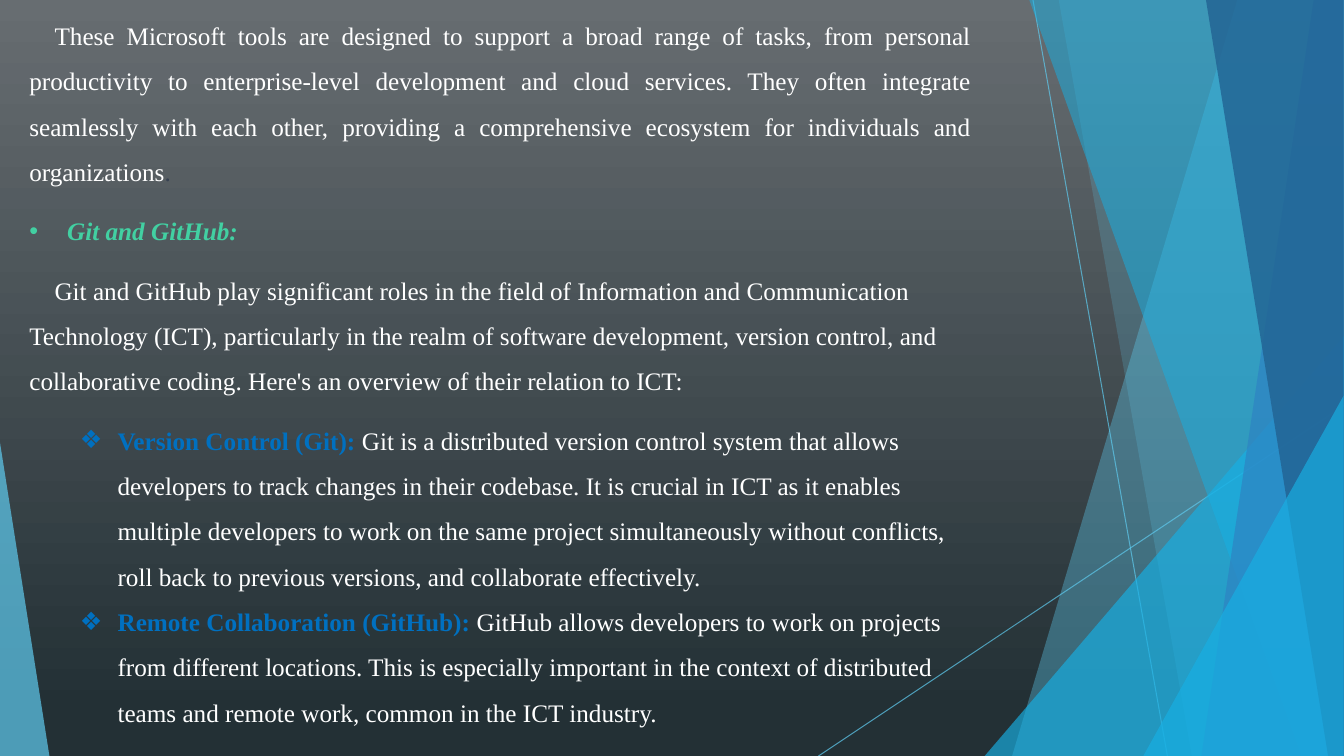
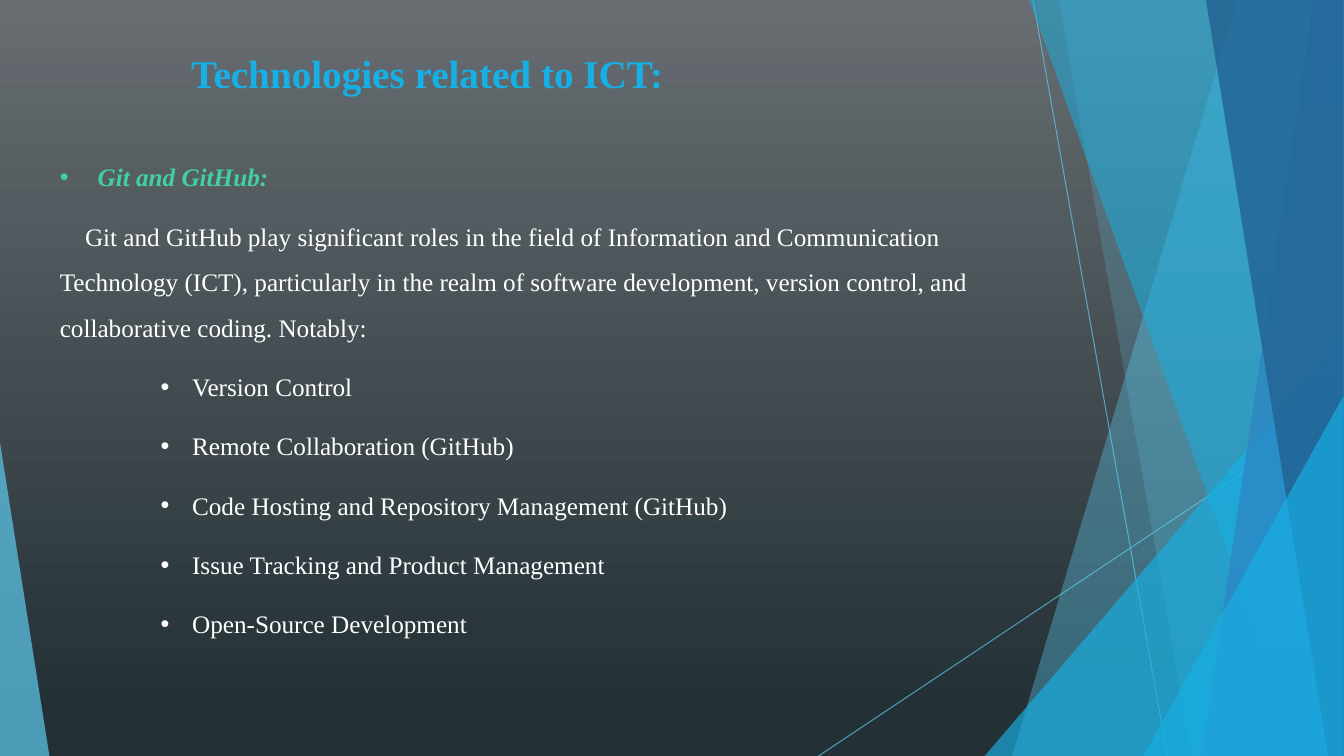
Before and after one commit to kamiri-lilia/projet-final, a slide deck: slide 14 of TIC_PP.pptx. Drawn at 1344x756 pixels with LibreOffice and Linux fonts; fonts in the diff are those of the drawing. Boxes give left, top, right and bottom in pixels: in the first picture for what was removed or moved away, otherwise in the second. Text is boxed around its words. In the diff, an @@ line names an element or a change of style, - is before the commit and + after.

```diff
--- a/TIC_PP.pptx
+++ b/TIC_PP.pptx
@@ text at [29,27,970,187]: paragraph removed @@
-These Microsoft tools are designed to support a broad range of tasks, from personal productivity to enterprise-level development and cloud services. They often integrate seamlessly with each other, providing a comprehensive ecosystem for individuals and organizations.
@@ text added at [191,61,663,95], 28 pt, text #17B0E4, bold @@
+Technologies related to ICT:
@@ text "Git and GitHub:": place and size @@
-text "Git and GitHub:" at [29,27,970,728]
+text "Git and GitHub:" at [60,168,966,639]
@@ text at [60,228,966,639]: text changed @@
-Git and GitHub play significant roles in the field of Information and Communication Technology (ICT), particularly in the realm of software development, version control, and collaborative coding. Here's an overview of their relation to ICT:
-  ❖ Version Control (Git): Git is a distributed version control system that allows developers to track changes in their codebase. It is crucial in ICT as it enables multiple developers to work on the same project simultaneously without conflicts, roll back to previous versions, and collaborate effectively.
-  ❖ Remote Collaboration (GitHub): GitHub allows developers to work on projects from different locations. This is especially important in the context of distributed teams and remote work, common in the ICT industry.
+Git and GitHub play significant roles in the field of Information and Communication Technology (ICT), particularly in the realm of software development, version control, and collaborative coding. Notably:
+    • Version Control
+    • Remote Collaboration (GitHub)
+    • Code Hosting and Repository Management (GitHub)
+    • Issue Tracking and Product Management
+    • Open-Source Development
```
Also in this commit, not shown: 15 other slides changed, 2 slides added, 4 slides removed.
